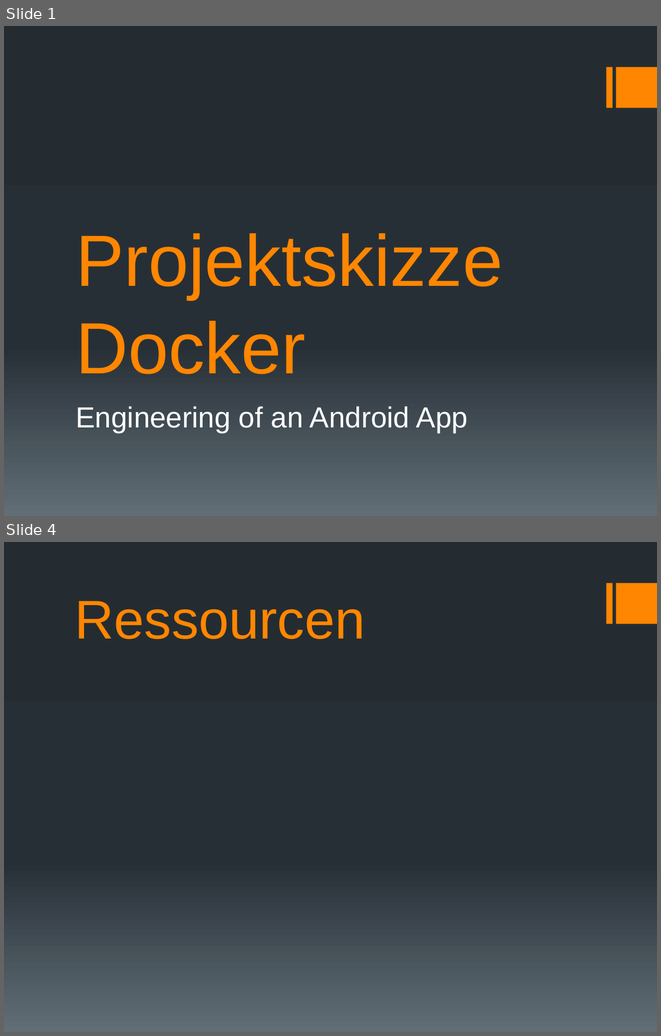
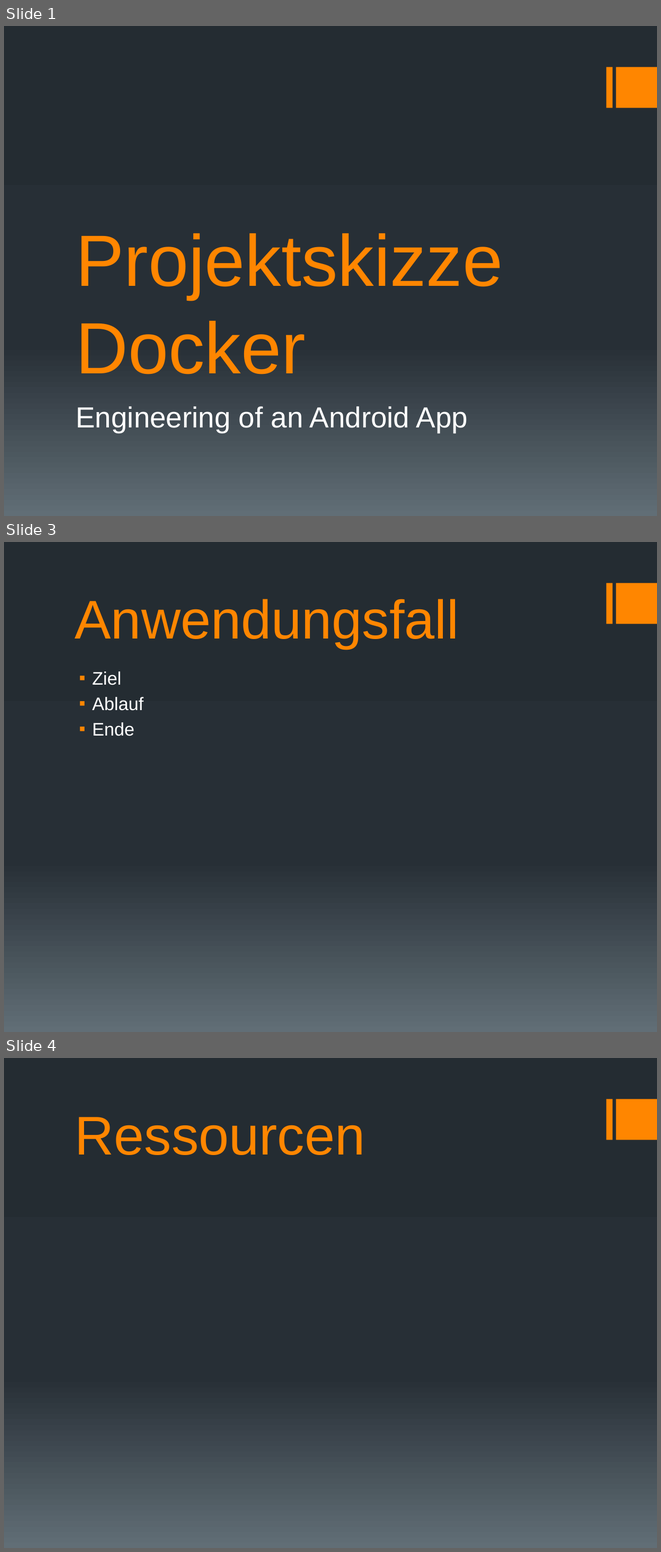
Before and after one commit to docker-apps/Docker, a slide deck: Documents/Projektskizze/Projektskizze_Präsentation_v1.pptx. Shown one above the other, each under a label of ours: slides 1 and 4 before the commit, slides 1, 3 and 4 after it; the slides between them are not shown. The pictures are 661x1036 and 661x1552 pixels, drawn with LibreOffice and Linux fonts; fonts in the diff are those of the drawing. Boxes give left, top, right and bottom in pixels: in the first picture for what was removed or moved away, otherwise in the second. Text is boxed around its words. In the diff, an @@ line names an element or a change of style, - is before the commit and + after.

```diff
--- a/Documents/Projektskizze/Projektskizze_Präsentation_v1.pptx
+++ b/Documents/Projektskizze/Projektskizze_Präsentation_v1.pptx
@@ slide 3 added at (x1=4, y1=542, x2=657, y2=1032), background gradient #242C33 to #273037 to #636D76; not listed: 2 template elements that a slide beside it also shows @@
@@ title added at (x1=75, y1=599, x2=459, y2=649), 60 pt, text #FF8600 @@
+Anwendungsfall
@@ text added at (x1=92, y1=671, x2=143, y2=736), 20 pt, text #FFFFFF @@
+▪ Ziel
+▪ Ablauf
+▪ Ende
```
Also in this commit, not shown: 1 other slide added, 2 slides removed, 1 other file.
